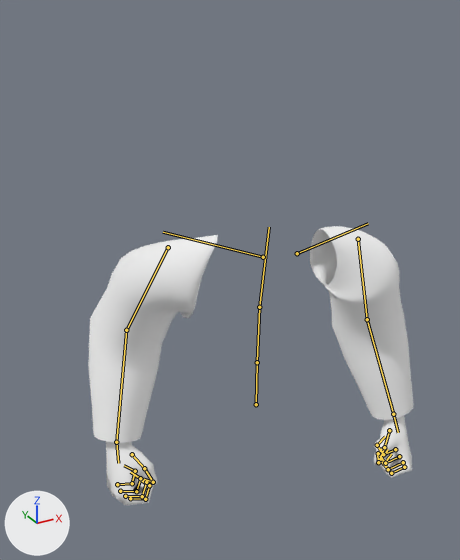
Renders of the glTF model public/experiments/out-west/3d/native-v2/viewmodels/outfit.trail-duds.glb from each side of a commit.
The view is the same before and after, from a 50 mm camera at (-0.586, -0.886, 1.776) aimed at (-0.06, 0.07, 1.298). Arrows for +X, +Y and +Z are at lower left; the lights stay in place. The first picture is the older version. The bones that change, and the others that lie on the model, are drawn over the model as lines.

In view in the first picture: 'native.skin-part.73.1', 'native.skin-part.73.2'.
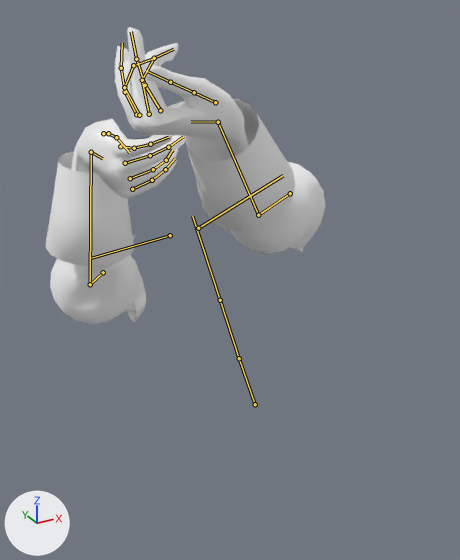
The newer file adds an action. The first version stands in its rest pose; the second is drawn at frame 0 of the action 'Crouch_Shoot_shotgun'.

Changed parts and their boxes [x1, y1, x2, y2] in the pictures (460 x 560 px):
'native.skin-part.73.2', posed (14% narrower): before [88, 226, 414, 443]; after [46, 98, 325, 324]
'native.skin-part.73.1', posed: before [106, 416, 412, 505]; after [71, 27, 249, 198]
bone 'Abdomen', root to tip: before (256, 404) to (257, 362); after (255, 404) to (239, 358)
bone 'Torso', root to tip: before (257, 362) to (259, 307); after (239, 358) to (220, 300)
bone 'Chest', root to tip: before (259, 307) to (269, 227); after (220, 300) to (192, 216)
bone 'ShoulderL', root to tip: before (297, 253) to (368, 223); after (198, 228) to (283, 175)
bone 'UpperArmL', root to tip: before (358, 239) to (367, 319); after (290, 193) to (258, 215)
bone 'LowerArmL', root to tip: before (367, 319) to (393, 414); after (258, 215) to (218, 122)
bone 'WristL', root to tip: before (393, 414) to (398, 432); after (218, 122) to (191, 121)
bone 'Index1L', root to tip: before (404, 467) to (391, 473); after (160, 110) to (145, 85)
bone 'Index2L', root to tip: before (391, 473) to (384, 463); after (145, 85) to (136, 59)
bone 'Index3L', root to tip: before (384, 463) to (391, 454); after (136, 59) to (131, 31)
bone 'Middle2L', root to tip: before (388, 469) to (380, 459); after (142, 80) to (154, 58)
bone 'Middle3L', root to tip: before (380, 459) to (388, 449); after (154, 58) to (173, 49)
bone 'Pinky1L', root to tip: before (395, 449) to (383, 454); after (136, 114) to (125, 92)
bone 'Pinky2L', root to tip: before (383, 454) to (377, 445); after (125, 92) to (121, 68)
bone 'Pinky3L', root to tip: before (377, 445) to (385, 436); after (121, 68) to (122, 43)
bone 'Ring1L', root to tip: before (399, 456) to (385, 463); after (139, 115) to (124, 87)
bone 'Ring2L', root to tip: before (385, 463) to (378, 453); after (124, 87) to (133, 65)
bone 'Ring3L', root to tip: before (378, 453) to (385, 444); after (133, 65) to (152, 59)
bone 'Thumb1L', root to tip: before (389, 430) to (384, 447); after (215, 102) to (194, 92)
bone 'Thumb2L', root to tip: before (384, 447) to (378, 462); after (194, 92) to (170, 82)
bone 'Thumb3L', root to tip: before (378, 462) to (377, 455); after (170, 82) to (145, 70)
bone 'ShoulderR', root to tip: before (263, 257) to (163, 232); after (170, 235) to (91, 258)
bone 'UpperArmR', root to tip: before (168, 247) to (126, 330); after (103, 272) to (90, 284)
bone 'LowerArmR', root to tip: before (126, 330) to (116, 442); after (90, 284) to (91, 152)
bone 'WristR', root to tip: before (116, 442) to (118, 463); after (91, 152) to (102, 158)
bone 'Index1R', root to tip: before (130, 498) to (145, 499); after (120, 146) to (134, 148)
bone 'Index2R', root to tip: before (145, 499) to (149, 485); after (134, 148) to (150, 144)
bone 'Index3R', root to tip: before (149, 485) to (139, 479); after (150, 144) to (168, 137)
bone 'Middle1R', root to tip: before (125, 496) to (142, 496); after (125, 163) to (150, 155)
bone 'Middle2R', root to tip: before (142, 496) to (146, 482); after (150, 155) to (168, 147)
bone 'Middle3R', root to tip: before (146, 482) to (135, 475); after (168, 147) to (183, 136)
bone 'Pinky1R', root to tip: before (117, 484) to (132, 483); after (132, 189) to (152, 180)
bone 'Pinky2R', root to tip: before (132, 483) to (135, 471); after (152, 180) to (165, 169)
bone 'Pinky3R', root to tip: before (135, 471) to (124, 465); after (165, 169) to (175, 158)
bone 'Ring1R', root to tip: before (120, 491) to (136, 491); after (130, 178) to (153, 169)
bone 'Ring2R', root to tip: before (136, 491) to (140, 478); after (153, 169) to (166, 160)
bone 'Ring3R', root to tip: before (140, 478) to (130, 472); after (166, 160) to (172, 150)
bone 'Thumb1R', root to tip: before (132, 454) to (144, 468); after (103, 133) to (108, 133)
bone 'Thumb2R', root to tip: before (144, 468) to (153, 482); after (108, 133) to (116, 137)
bone 'Thumb3R', root to tip: before (153, 482) to (144, 479); after (116, 137) to (129, 152)

The change in detail:
Bone 'Abdomen' (bone_abdomen) turns from (0, 0, 0) to (-24, -3, 16) degrees about its own x, y and z.
Bone 'Torso' (bone_torso) turns from (0, 0, 0) to (-1, -6, -1) degrees about its own x, y and z.
Bone 'Chest' (bone_chest) turns from (0, 0, 0) to (-1, -18, 0) degrees about its own x, y and z.
Bone 'ShoulderL' (bone_shoulderl) turns from (0, 0, 0) to (16, -1, -2) degrees about its own x, y and z.
Bone 'UpperArmL' (bone_upperarml) turns from (0, 0, 0) to (92, -14, 51) degrees about its own x, y and z.
Bone 'LowerArmL' (bone_lowerarml) turns from (0, 0, 0) to (33, -174, 42) degrees about its own x, y and z.
Bone 'WristL' (bone_wristl) turns from (0, 0, 0) to (-38, 11, 37) degrees about its own x, y and z.
Bone 'Index1L' (bone_index1l) turns from (0, 0, 0) to (-24, 0, 0) degrees about its own x, y and z.
Bone 'Index2L' (bone_index2l) turns from (0, 0, 0) to (-62, 0, 0) degrees about its own x, y and z.
Bone 'Index3L' (bone_index3l) turns from (0, 0, 0) to (-67, 0, 0) degrees about its own x, y and z.
Bone 'Middle2L' (bone_middle2l) turns from (0, 0, 0) to (-32, 0, 0) degrees about its own x, y and z.
Bone 'Middle3L' (bone_middle3l) turns from (0, 0, 0) to (-46, 0, 0) degrees about its own x, y and z.
Bone 'Pinky1L' (bone_pinky1l) turns from (0, 0, 0) to (-28, 0, 0) degrees about its own x, y and z.
Bone 'Pinky2L' (bone_pinky2l) turns from (0, 0, 0) to (-56, 0, 0) degrees about its own x, y and z.
Bone 'Pinky3L' (bone_pinky3l) turns from (0, 0, 0) to (-62, 0, 0) degrees about its own x, y and z.
Bone 'Ring1L' (bone_ring1l) turns from (0, 0, 0) to (-19, 0, 0) degrees about its own x, y and z.
Bone 'Ring2L' (bone_ring2l) turns from (0, 0, 0) to (-17, 0, 0) degrees about its own x, y and z.
Bone 'Ring3L' (bone_ring3l) turns from (0, 0, 0) to (-35, 0, 0) degrees about its own x, y and z.
Bone 'Thumb1L' (bone_thumb1l) turns from (0, 0, 0) to (5, 0, -20) degrees about its own x, y and z.
Bone 'Thumb2L' (bone_thumb2l) turns from (0, 0, 0) to (-25, 0, 0) degrees about its own x, y and z.
Bone 'Thumb3L' (bone_thumb3l) turns from (0, 0, 0) to (-87, 0, 0) degrees about its own x, y and z.
Bone 'ShoulderR' (bone_shoulderr) turns from (0, 0, 0) to (-1, -4, 33) degrees about its own x, y and z.
Bone 'UpperArmR' (bone_upperarmr) turns from (0, 0, 0) to (95, 17, -76) degrees about its own x, y and z.
Bone 'LowerArmR' (bone_lowerarmr) turns from (0, 0, 0) to (21, 149, -61) degrees about its own x, y and z.
Bone 'WristR' (bone_wristr) turns from (0, 0, 0) to (-67, -66, -28) degrees about its own x, y and z.
Bone 'Index1R' (bone_index1r) turns from (0, 0, 0) to (-67, 0, -10) degrees about its own x, y and z.
Bone 'Index2R' (bone_index2r) turns from (0, 0, 0) to (-54, 0, 0) degrees about its own x, y and z.
Bone 'Index3R' (bone_index3r) turns from (0, 0, 0) to (-61, 0, 0) degrees about its own x, y and z.
Bone 'Middle1R' (bone_middle1r) turns from (0, 0, 0) to (-17, 0, 0) degrees about its own x, y and z.
Bone 'Middle2R' (bone_middle2r) turns from (0, 0, 0) to (-54, 0, 0) degrees about its own x, y and z.
Bone 'Middle3R' (bone_middle3r) turns from (0, 0, 0) to (-61, 0, 0) degrees about its own x, y and z.
Bone 'Pinky1R' (bone_pinky1r) turns from (0, 0, 0) to (-18, 0, 0) degrees about its own x, y and z.
Bone 'Pinky2R' (bone_pinky2r) turns from (0, 0, 0) to (-49, 0, 0) degrees about its own x, y and z.
Bone 'Pinky3R' (bone_pinky3r) turns from (0, 0, 0) to (-58, 0, 0) degrees about its own x, y and z.
Bone 'Ring1R' (bone_ring1r) turns from (0, 0, 0) to (-6, 0, 0) degrees about its own x, y and z.
Bone 'Ring2R' (bone_ring2r) turns from (0, 0, 0) to (-44, 0, 0) degrees about its own x, y and z.
Bone 'Ring3R' (bone_ring3r) turns from (0, 0, 0) to (-54, 0, 0) degrees about its own x, y and z.
Bone 'Thumb1R' (bone_thumb1r) turns from (0, 0, 0) to (-5, 0, 40) degrees about its own x, y and z.
Bone 'Thumb2R' (bone_thumb2r) turns from (0, 0, 0) to (-15, 0, 0) degrees about its own x, y and z.
Bone 'Thumb3R' (bone_thumb3r) turns from (0, 0, 0) to (-62, 0, 0) degrees about its own x, y and z.
